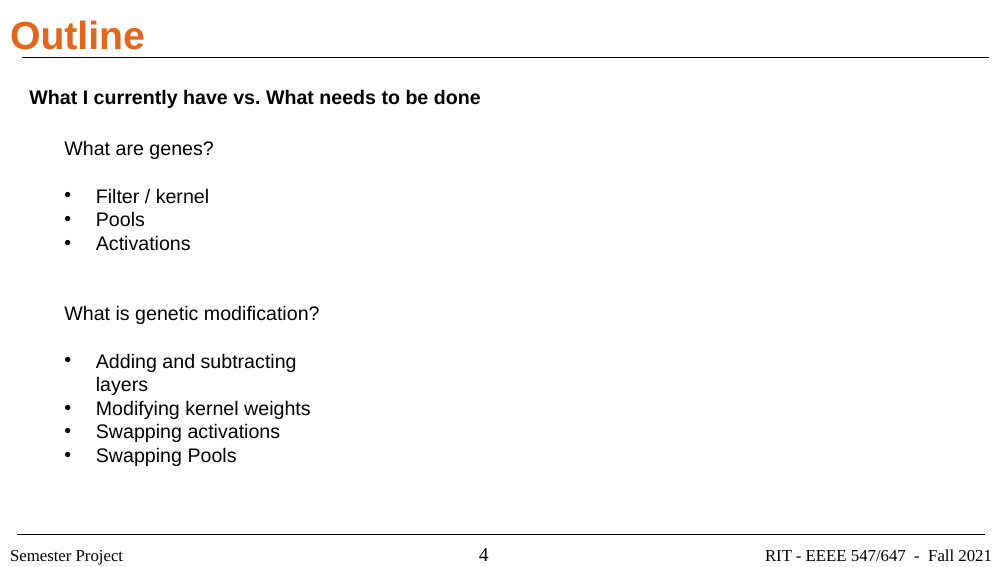
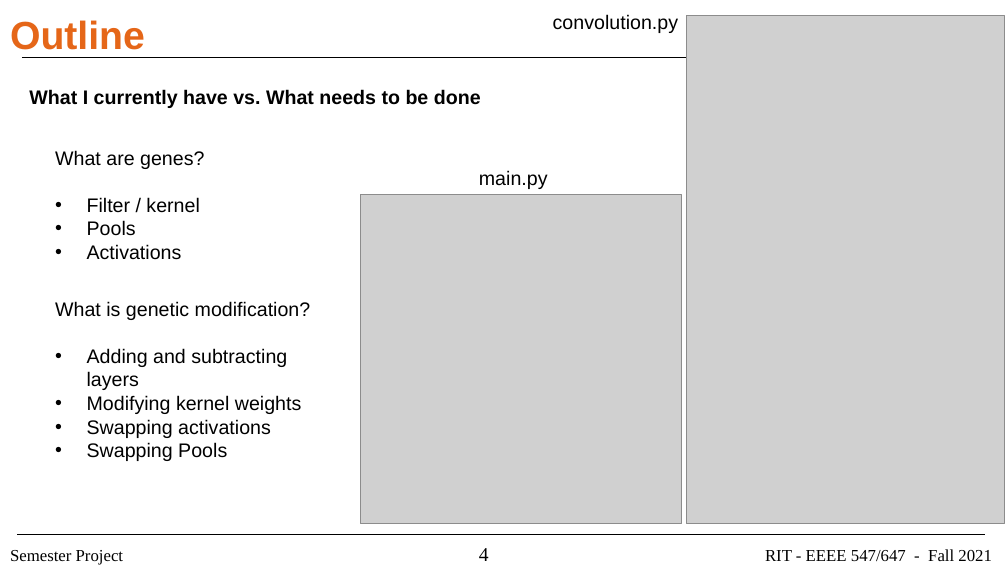
Before and after one commit to ajl3545/cnn, a slide deck: slide 4 of demo/demo.pptx. Drawn at 1008x567 pixels with LibreOffice and Linux fonts; fonts in the diff are those of the drawing; grey boxes stand for pictures. Boxes give left, top, right and bottom in pixels: in the first picture for what was removed or moved away, otherwise in the second. Text is boxed around its words. In the diff, an @@ line names an element or a change of style, - is before the commit and + after.

```diff
--- a/demo/demo.pptx
+++ b/demo/demo.pptx
@@ text added at <box>553,14,678,33</box>, 14 pt, text #000000 @@
+convolution.py
@@ picture added at <box>686,15,1005,523</box> @@
@@ text "What are genes?": place and size @@
-text "What are genes?" at <box>64,140,213,251</box>
+text "What are genes?" at <box>55,150,204,260</box>
@@ text added at <box>479,170,548,189</box>, 14 pt, text #000000 @@
+main.py
@@ picture added at <box>361,195,682,523</box> @@
@@ text "What is genetic modification?": place and size @@
-text "What is genetic modification?" at <box>64,305,320,466</box>
+text "What is genetic modification?" at <box>55,301,311,461</box>
```
Also in this commit, not shown: 3 other slides changed, 1 slide added, 11 other files.
